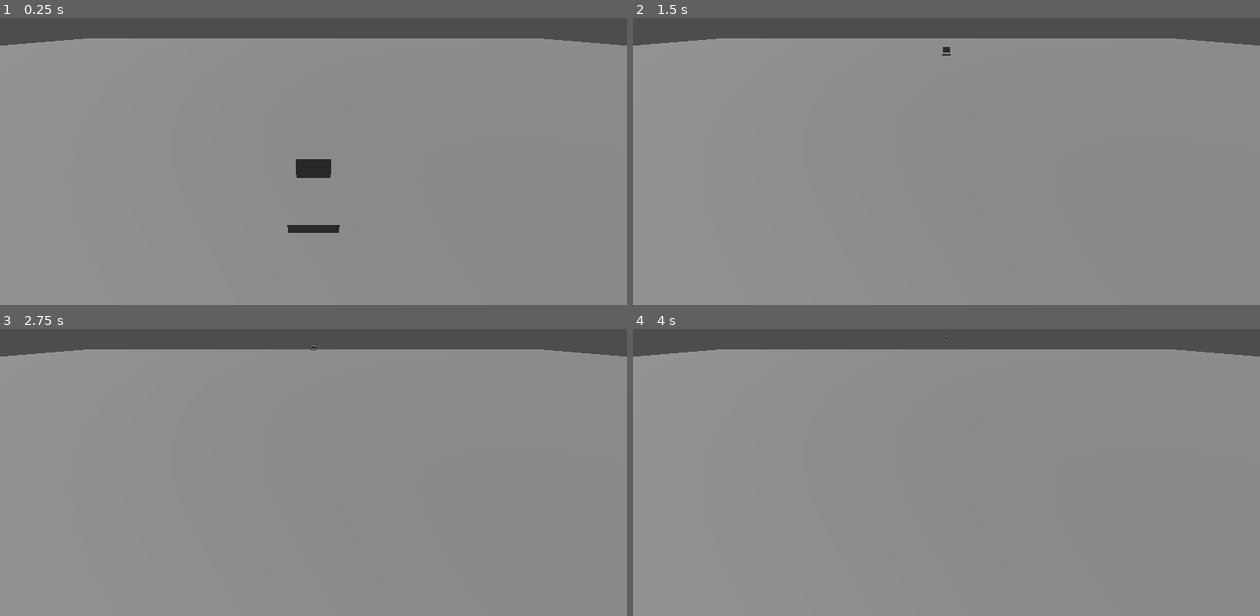
Above: before the commit, frames 1-4 (two rows, left to right).
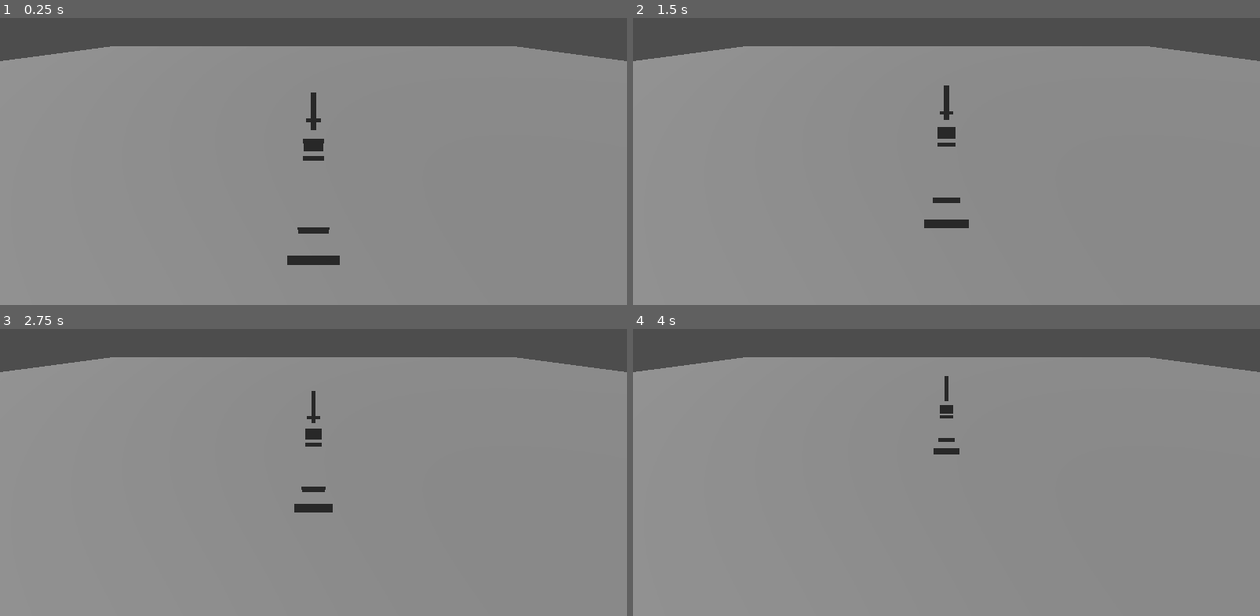
Above: after the commit, the same moments.

Repository: Alexamakans/bubbelspel
Game: Godot game, scene res://scenes/world.tscn
The game is run twice, just before and just after one commit, with the same random seed, the same clock (stepped at 60 frames per second) and the same inputs.
Inputs:
- Up to frame 1 (0.25 s): no input
- Up to frame 2 (1.5 s): tap Enter at 0.5 s; hold W (move_forward) 0.53-1.28 s; hold S (move_backward) from 1.28 s (still down)
- Up to frame 3 (2.75 s): release S (move_backward) at 2.03 s; hold W (move_forward) from 2.03 s (still down)
- Up to frame 4 (4 s): release W (move_forward) at 3.53 s; hold S (move_backward) from 3.53 s (still down)

The runs differ from the first frame. In frame 1, 4.4% of the frame differs, in the area x 0-100%, y 7-87%; in frame 2, 3.9%; in frame 3, 3.8%; in frame 4, 3.6%.

Commit message:
bigger boat

Diff:
--- a/scenes/player.gd
+++ b/scenes/player.gd
@@ -1,5 +1,6 @@
 extends CharacterBody3D
 
+# Units are m/s
 @export var speed_forward_max: float = 10;
 @export var speed_reverse_max: float = 3;
 @export var speed_acceleration: float = 1;
@@ -14,6 +15,8 @@
         speed_current = min(speed_forward_max, speed_current + input_forward)
     if input_backward > 0:
         speed_current = min(speed_forward_max, speed_current - input_backward)
+    if input_forward < 0.0001 and input_backward < 0.0001 and absf(speed_current) < 0.05:
+        speed_current = move_toward(speed_current, 0, delta)
 
 func _physics_process(_delta: float) -> void:
     position += Vector3.FORWARD * speed_current
--- a/scenes/player.tscn
+++ b/scenes/player.tscn
@@ -6,20 +6,51 @@
 size = Vector3(1, 0.415, 4.504)
 
 [sub_resource type="BoxMesh" id="BoxMesh_3vyb7"]
-size = Vector3(1, 0.415, 4.504)
+size = Vector3(28, 8, 240)
 
 [sub_resource type="BoxMesh" id="BoxMesh_g2els"]
-size = Vector3(0.855, 0.72, 1.595)
+size = Vector3(18, 5, 60)
+
+[sub_resource type="BoxMesh" id="BoxMesh_qhqgy"]
+size = Vector3(18, 5, 60)
+
+[sub_resource type="BoxMesh" id="BoxMesh_dqkch"]
+size = Vector3(18, 5, 33.35)
+
+[sub_resource type="BoxMesh" id="BoxMesh_qlg0r"]
+size = Vector3(18, 20, 30)
+
+[sub_resource type="BoxMesh" id="BoxMesh_tuyoq"]
+size = Vector3(5, 50, 5)
 
 [node name="player" type="CharacterBody3D"]
 script = ExtResource("1_3vyb7")
+speed_forward_max = 16.0
+speed_reverse_max = 5.0
 
 [node name="CollisionShape3D" type="CollisionShape3D" parent="."]
 shape = SubResource("BoxShape3D_u8vuu")
 
 [node name="MeshInstance3D" type="MeshInstance3D" parent="."]
+transform = Transform3D(1, 0, 0, 0, 1, 0, 0, 0, 1, 0, 4, 0)
 mesh = SubResource("BoxMesh_3vyb7")
 
 [node name="MeshInstance3D2" type="MeshInstance3D" parent="."]
-transform = Transform3D(1, 0, 0, 0, 1, 0, 0, 0, 1, 0, 0.405573, 0)
+transform = Transform3D(1, 0, 0, 0, 1, 0, 0, 0, 1, 0, 10.4003, 0)
 mesh = SubResource("BoxMesh_g2els")
+
+[node name="MeshInstance3D5" type="MeshInstance3D" parent="."]
+transform = Transform3D(1, 0, 0, 0, 1, 0, 0, 0, 1, 0, 10.4003, 76.3508)
+mesh = SubResource("BoxMesh_qhqgy")
+
+[node name="MeshInstance3D6" type="MeshInstance3D" parent="."]
+transform = Transform3D(1, 0, 0, 0, 1, 0, 0, 0, 1, 0, 10.4003, -70.6084)
+mesh = SubResource("BoxMesh_dqkch")
+
+[node name="MeshInstance3D4" type="MeshInstance3D" parent="."]
+transform = Transform3D(1, 0, 0, 0, 1, 0, 0, 0, 1, 0, 15.7693, 7.91709)
+mesh = SubResource("BoxMesh_qlg0r")
+
+[node name="MeshInstance3D3" type="MeshInstance3D" parent="."]
+transform = Transform3D(1, 0, 0, 0, 1, 0, 0, 0, 1, -3.8147e-06, 37.2532, 3.1108)
+mesh = SubResource("BoxMesh_tuyoq")
--- a/scenes/world.tscn
+++ b/scenes/world.tscn
@@ -3,11 +3,11 @@
 [ext_resource type="PackedScene" uid="uid://dl8sae6e1wjis" path="res://scenes/player.tscn" id="1_nnsk1"]
 
 [sub_resource type="PlaneMesh" id="PlaneMesh_rwgxs"]
+size = Vector2(2000, 2000)
 
 [node name="Node3D" type="Node3D"]
 
 [node name="water" type="MeshInstance3D" parent="."]
-transform = Transform3D(50, 0, 0, 0, 50, 0, 0, 0, 50, 0, 0, 0)
 mesh = SubResource("PlaneMesh_rwgxs")
 
 [node name="player" parent="." instance=ExtResource("1_nnsk1")]
@@ -16,4 +16,4 @@
 transform = Transform3D(0.863597, -0.0851732, -0.496936, 0.500908, 0.032798, 0.864879, -0.057366, -0.995826, 0.0709882, 0, 2.78665, 0)
 
 [node name="Camera3D" type="Camera3D" parent="."]
-transform = Transform3D(1, 0, 0, 0, 0.902555, 0.430574, 0, -0.430574, 0.902555, 0, 3.77819, 5.43522)
+transform = Transform3D(1, 0, 0, 0, 0.902555, 0.430574, 0, -0.430574, 0.902555, 0, 120.123, 200.292)
Not shown: 1 places in scenes/player.tscn that only renumber resources
